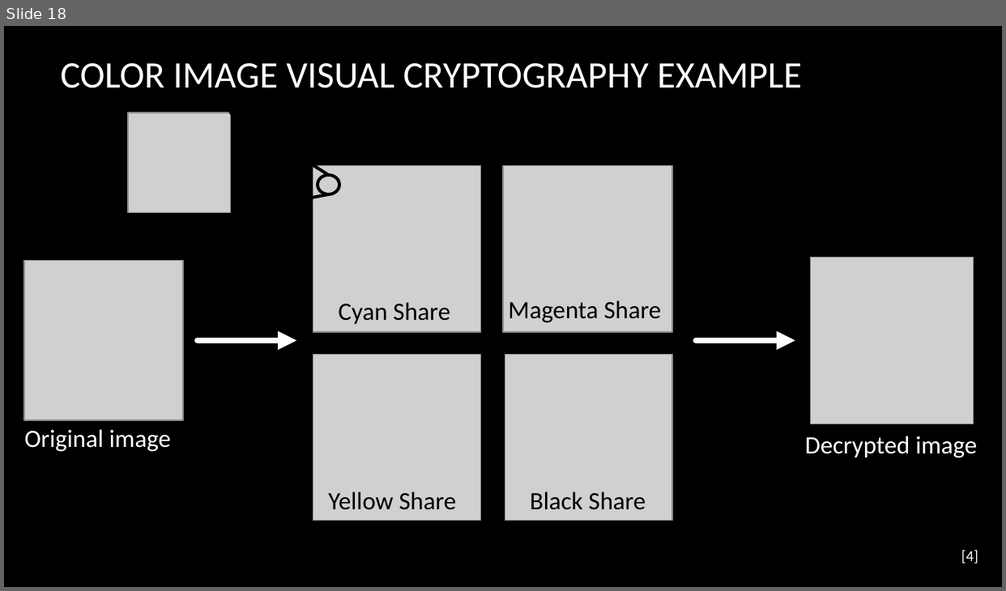
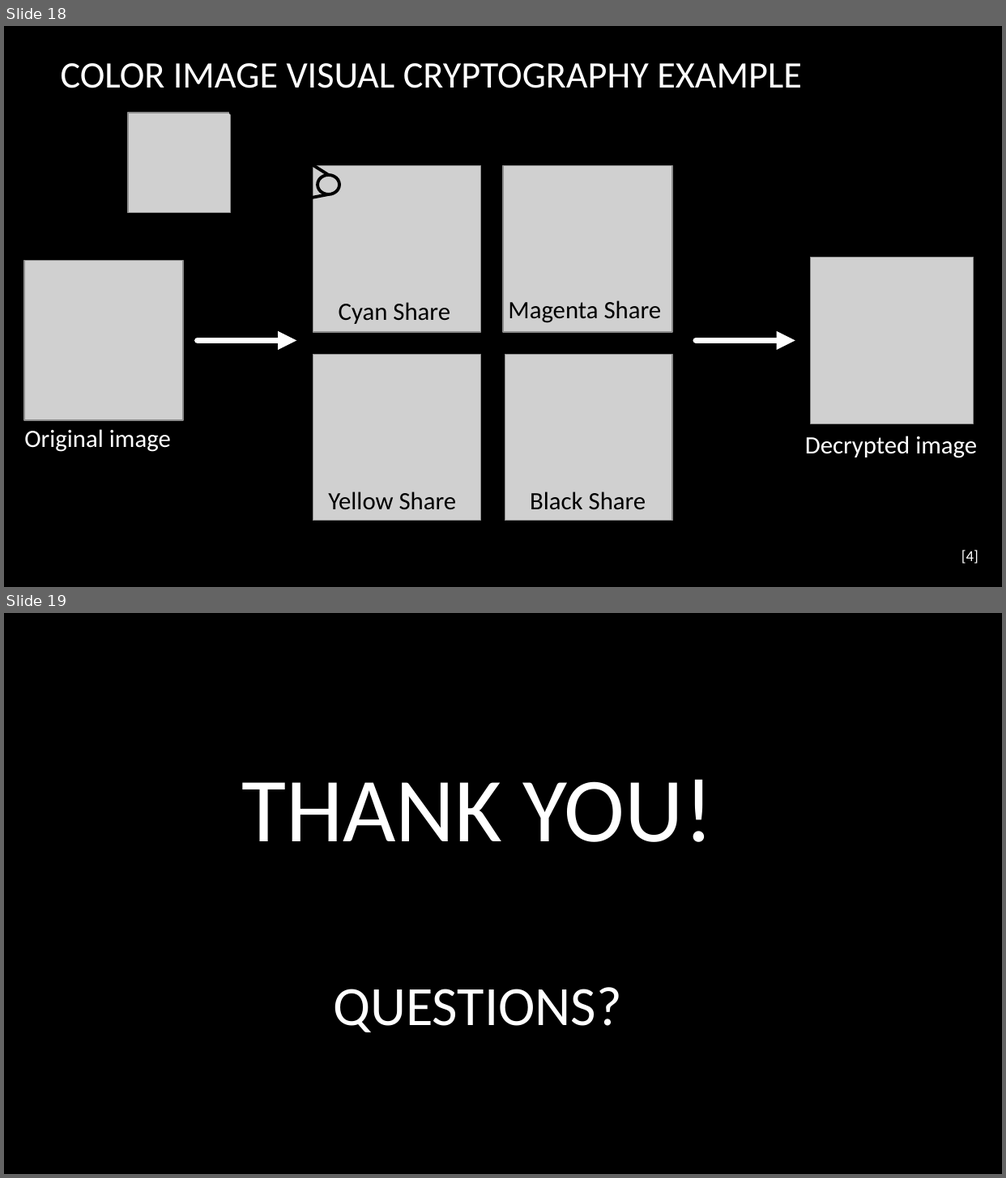
Before and after one commit to sparshgup/VisualCryptography, a slide deck: VisualCryptography.pptx. Shown one above the other, each under a label of ours: slide 18 before the commit, slides 18 and 19 after it. The pictures are 1006x591 and 1006x1178 pixels, drawn with LibreOffice and Linux fonts; fonts in the diff are those of the drawing; grey boxes stand for pictures; background and template pictures are left out. Boxes give left, top, right and bottom in pixels: in the first picture for what was removed or moved away, otherwise in the second. Text is boxed around its words. In the diff, an @@ line names an element or a change of style, - is before the commit and + after.

```diff
--- a/VisualCryptography.pptx
+++ b/VisualCryptography.pptx
@@ slide 19 added at box(4, 613, 1002, 1174), background picture (left out) @@
@@ title added at box(241, 779, 714, 1033), 40 pt, text #FFFFFF @@
+THANK YOU!
+QUESTIONS?
```
Also in this commit, not shown: 1 slide changed, 1 other file.
